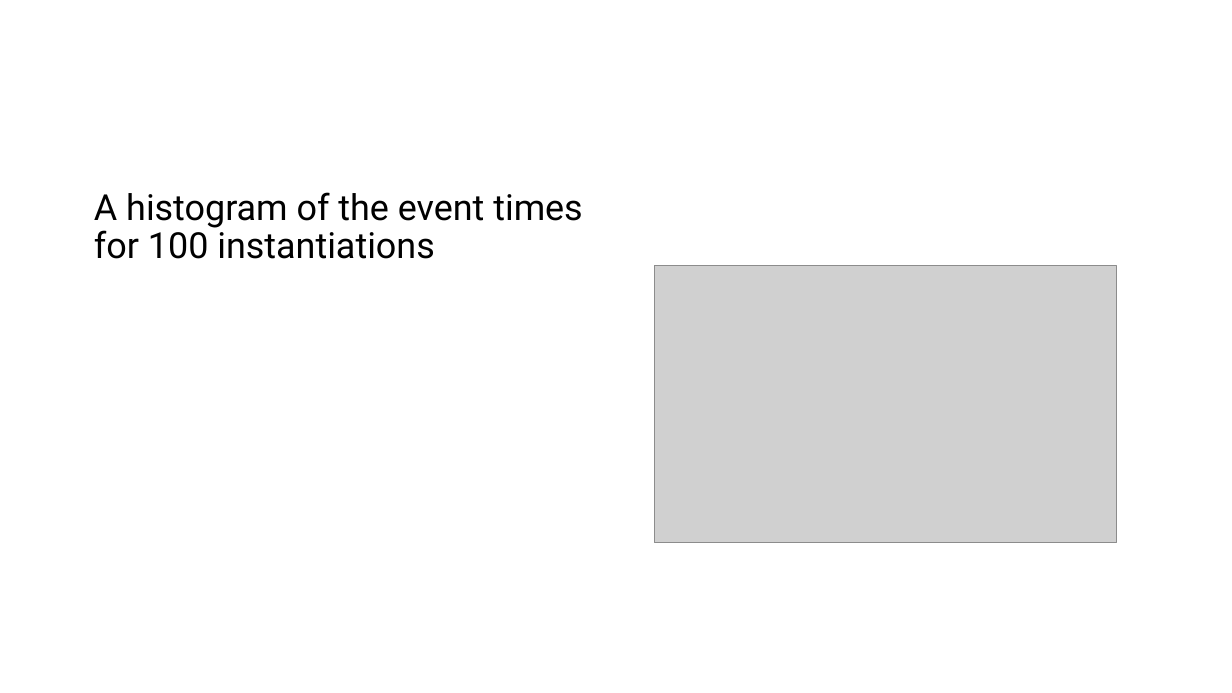
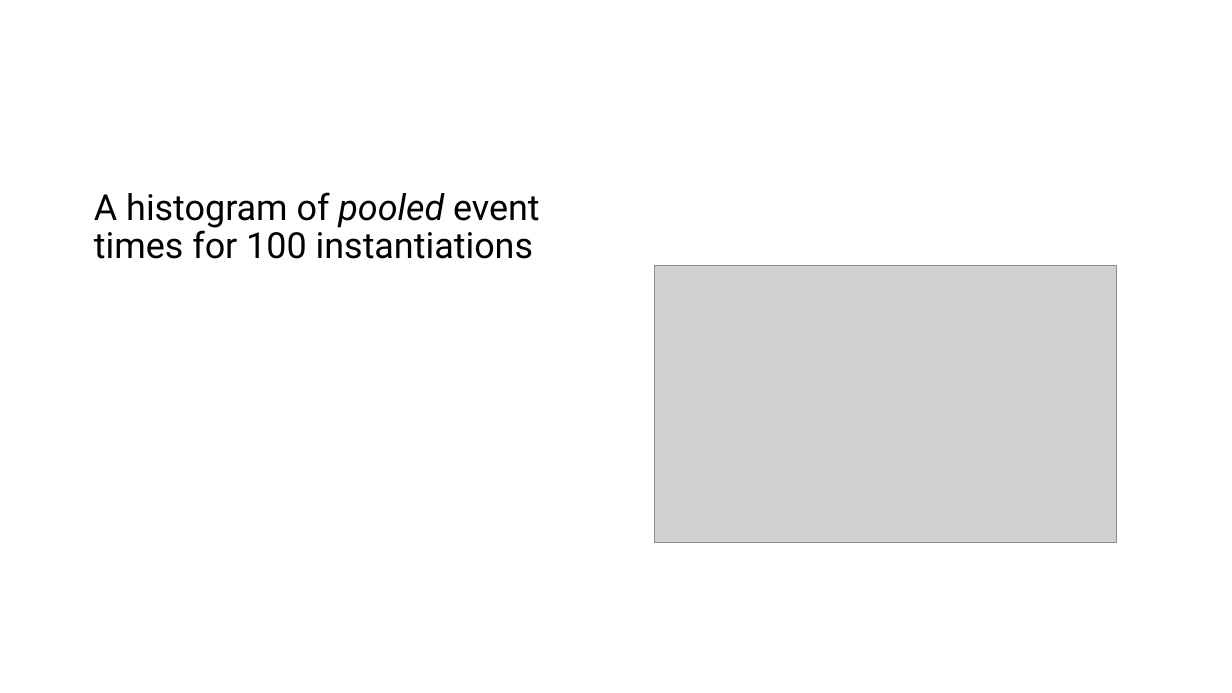
Before and after one commit to ttrikalin/des-R-course, a slide deck: slide 21 of 2026_SMDM/02_Theory.pptx. Drawn at 1232x693 pixels with LibreOffice and Linux fonts; fonts in the diff are those of the drawing; grey boxes stand for pictures. Boxes give left, top, right and bottom in pixels: in the first picture for what was removed or moved away, otherwise in the second. Text is boxed around its words. In the diff, an @@ line names an element or a change of style, - is before the commit and + after.

```diff
--- a/2026_SMDM/02_Theory.pptx
+++ b/2026_SMDM/02_Theory.pptx
@@ text at <box>94,192,540,259</box>: text changed @@
-A histogram of the event times for 100 instantiations
+A histogram of pooled event times for 100 instantiations
```
Also in this commit, not shown: 4 other slides changed, 2 slides added, 1 slide removed, 9 other files.
